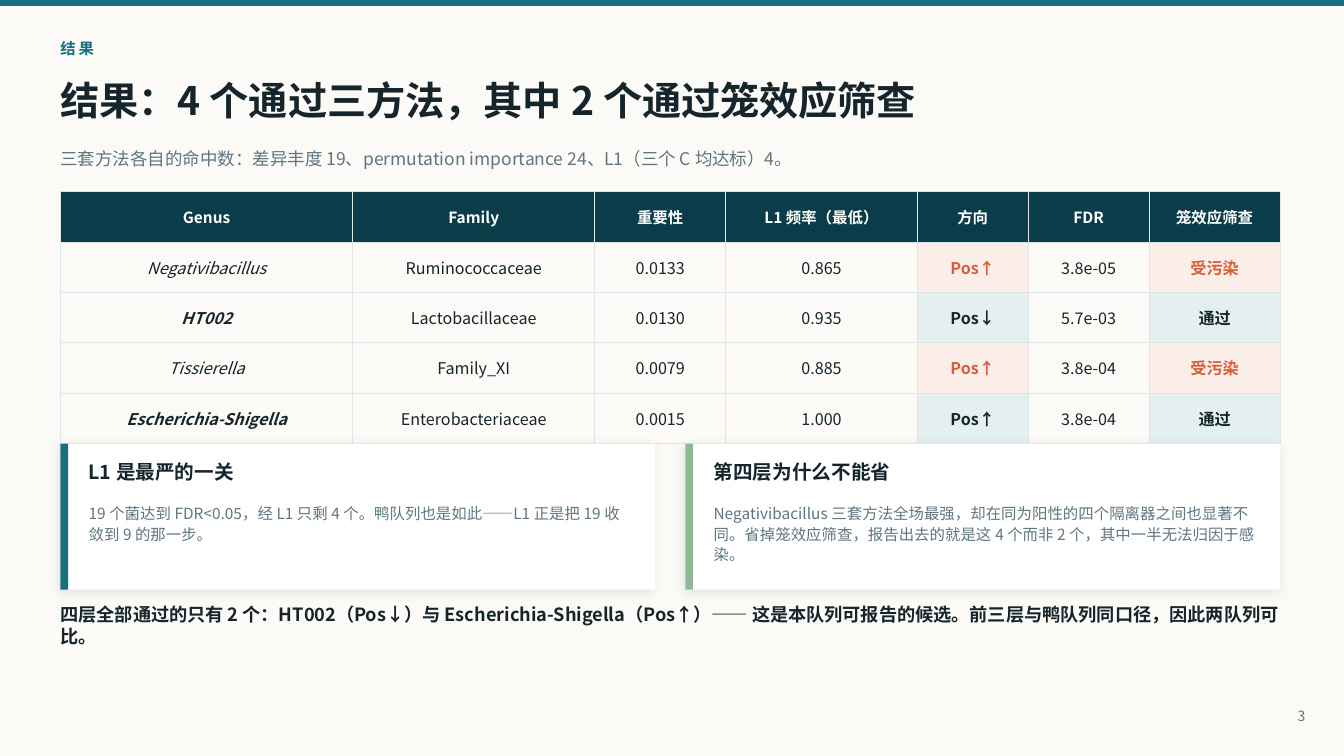
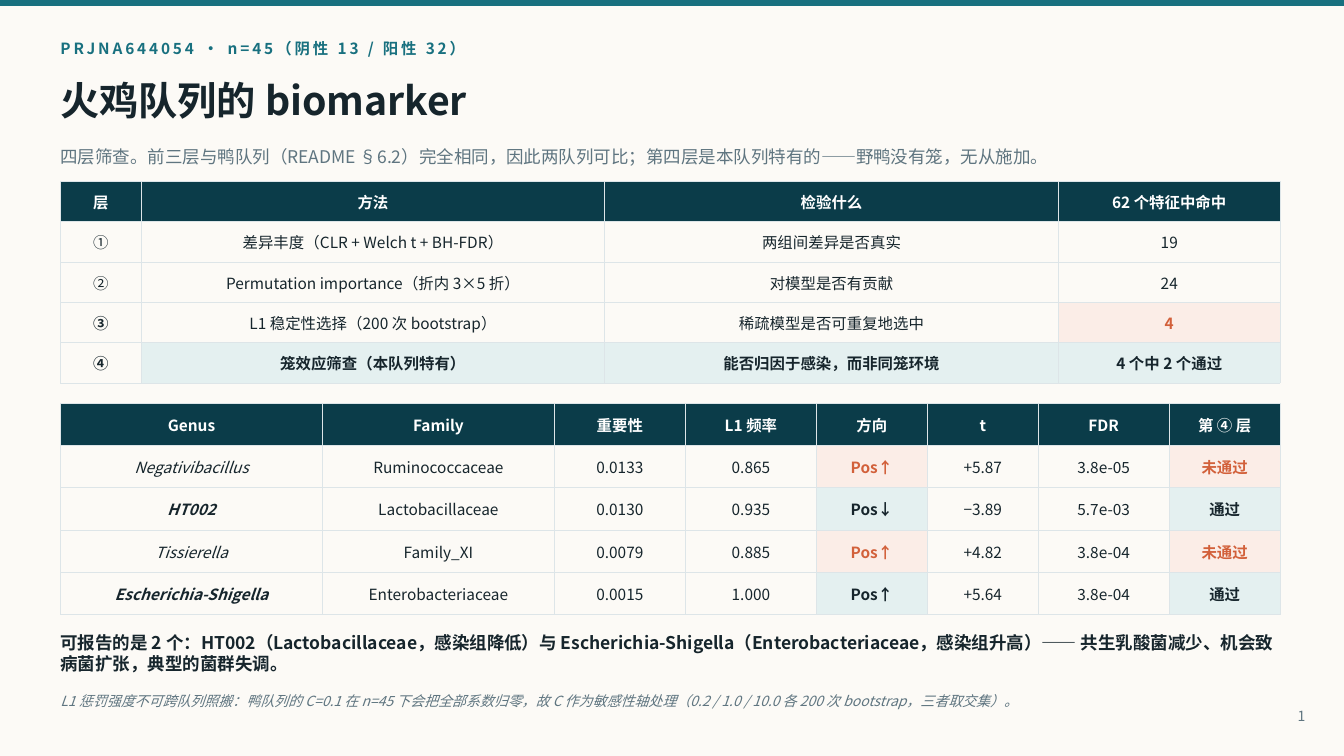
Before and after one commit to pengsihua2023/Christina-machine-learning-project, a slide deck: slide 1 of slides/Turkey_Biomarkers_CH.pptx (slide 3 before the commit). Drawn at 1344x756 pixels with LibreOffice and Linux fonts; fonts in the diff are those of the drawing. Boxes give left, top, right and bottom in pixels: in the first picture for what was removed or moved away, otherwise in the second. Text is boxed around its words. In the diff, an @@ line names an element or a change of style, - is before the commit and + after.

```diff
--- a/slides/Turkey_Biomarkers_CH.pptx
+++ b/slides/Turkey_Biomarkers_CH.pptx
@@ text at (60, 41, 465, 56): text changed @@
-结果
+PRJNA644054 · n=45（阴性 13 / 阳性 32）
@@ text at (60, 81, 467, 119): text changed @@
-结果：4 个通过三方法，其中 2 个通过笼效应筛查
+火鸡队列的 biomarker
@@ text at (60, 148, 1048, 166): text changed @@
-三套方法各自的命中数：差异丰度 19、permutation importance 24、L1（三个 C 均达标）4。
+四层筛查。前三层与鸭队列（README §6.2）完全相同，因此两队列可比；第四层是本队列特有的——野鸭没有笼，无从施加。
@@ table added at (60, 181, 1280, 375), 5 rows, 4 columns @@
+层 | 方法 | 检验什么 | 62 个特征中命中
+① | 差异丰度（CLR + Welch t + BH-FDR） | 两组间差异是否真实 | 19
+② | Permutation importance（折内 3×5 折） | 对模型是否有贡献 | 24
+③ | L1 稳定性选择（200 次 bootstrap） | 稀疏模型是否可重复地选中 | 4
+④ | 笼效应筛查（本队列特有） | 能否归因于感染，而非同笼环境 | 4 个中 2 个通过
@@ table at (60, 403, 1280, 608) @@
-column 4, row 1: L1 频率（最低）
+column 4, row 1: L1 频率
+column 6: t | +5.87 | −3.89 | +4.82 | +5.64
-column 7: 笼效应筛查 | 受污染 | 通过 | 受污染 | 通过
+column 8: 第 ④ 层 | 未通过 | 通过 | 未通过 | 通过
@@ table: place and size @@
-table at (60, 192, 1280, 433)
+table at (60, 403, 1280, 608)
@@ rectangle removed at (60, 444, 655, 590) @@
@@ rectangle removed at (60, 444, 68, 590) @@
@@ rectangle removed at (686, 444, 1280, 590) @@
@@ rectangle removed at (686, 444, 693, 590) @@
@@ text removed at (89, 462, 234, 481) @@
-L1 是最严的一关
@@ text removed at (714, 462, 891, 481) @@
-第四层为什么不能省
@@ text removed at (89, 506, 619, 541) @@
-19 个菌达到 FDR<0.05，经 L1 只剩 4 个。鸭队列也是如此——L1 正是把 19 收敛到 9 的那一步。
@@ text removed at (714, 506, 1254, 561) @@
-Negativibacillus 三套方法全场最强，却在同为阳性的四个隔离器之间也显著不同。省掉笼效应筛查，报告出去的就是这 4 个而非 2 个，其中一半无法归因于感染。
@@ text removed at (60, 605, 1278, 645) @@
-四层全部通过的只有 2 个：HT002（Pos↓）与 Escherichia-Shigella（Pos↑）—— 这是本队列可报告的候选。前三层与鸭队列同口径，因此两队列可比。
@@ text added at (60, 634, 1273, 673), 12.5 pt, text #16252C, bold @@
+可报告的是 2 个：HT002（Lactobacillaceae，感染组降低）与 Escherichia-Shigella（Enterobacteriaceae，感染组升高）—— 共生乳酸菌减少、机会致病菌扩张，典型的菌群失调。
@@ text added at (60, 694, 1018, 709), 10 pt, text #5F7580, italic @@
+L1 惩罚强度不可跨队列照搬：鸭队列的 C=0.1 在 n=45 下会把全部系数归零，故 C 作为敏感性轴处理（0.2 / 1.0 / 10.0 各 200 次 bootstrap，三者取交集）。
@@ text at (1298, 711, 1306, 721): text changed @@
-3
+1
```
Also in this commit, not shown: 1 other slide changed, 2 slides removed, 3 other files.
